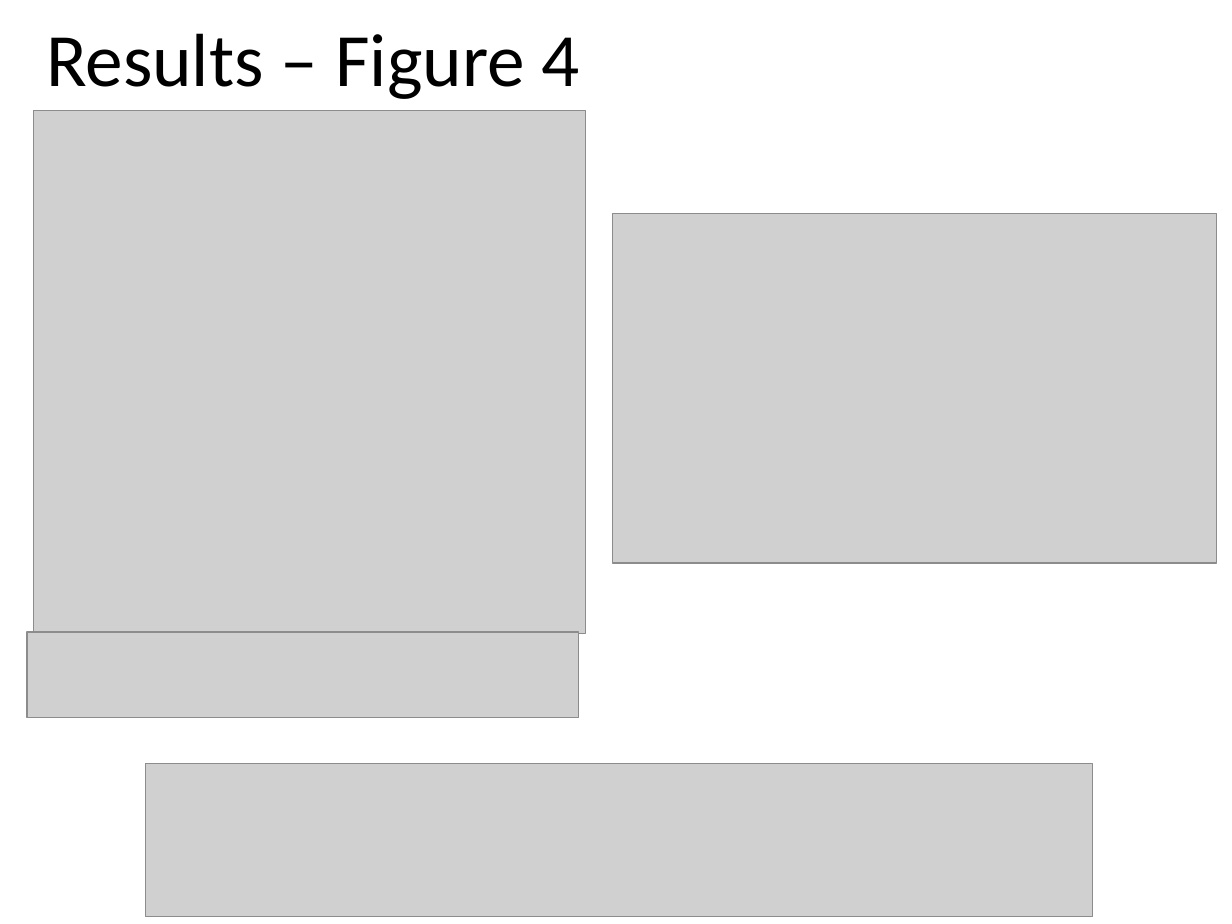
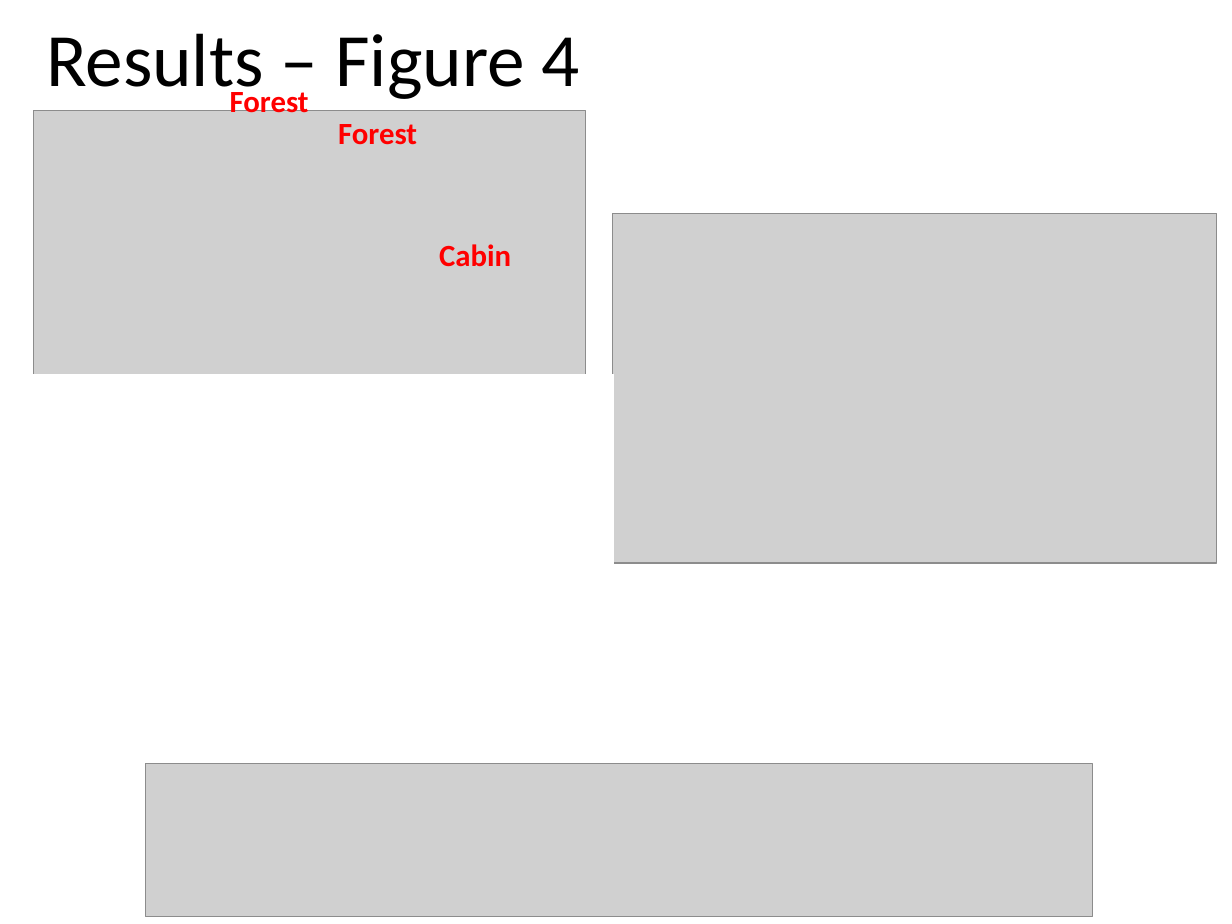
Before and after one commit to droglenc/NCNRS349, a slide deck: slide 9 of modules/MgmntCWH/READING_Christensenetal_1996.pptx. Drawn at 1232x924 pixels with LibreOffice and Linux fonts; fonts in the diff are those of the drawing; grey boxes stand for pictures. Boxes give left, top, right and bottom in pixels: in the first picture for what was removed or moved away, otherwise in the second. Text is boxed around its words. In the diff, an @@ line names an element or a change of style, - is before the commit and + after.

```diff
--- a/modules/MgmntCWH/READING_Christensenetal_1996.pptx
+++ b/modules/MgmntCWH/READING_Christensenetal_1996.pptx
@@ text added at (230,86,309,120), 18 pt, text #FF0000, bold @@
+Forest
@@ text added at (338,124,417,145), 18 pt, text #FF0000, bold @@
+Forest
@@ text added at (439,244,511,267), 18 pt, text #FF0000, bold @@
+Cabin
@@ rectangle added at (0,375,612,744), fill #FFFFFF, outline #FFFFFF 1 pt @@
@@ picture removed at (27,632,579,718) @@
```
Also in this commit, not shown: 2 other slides changed, 3 other files.
